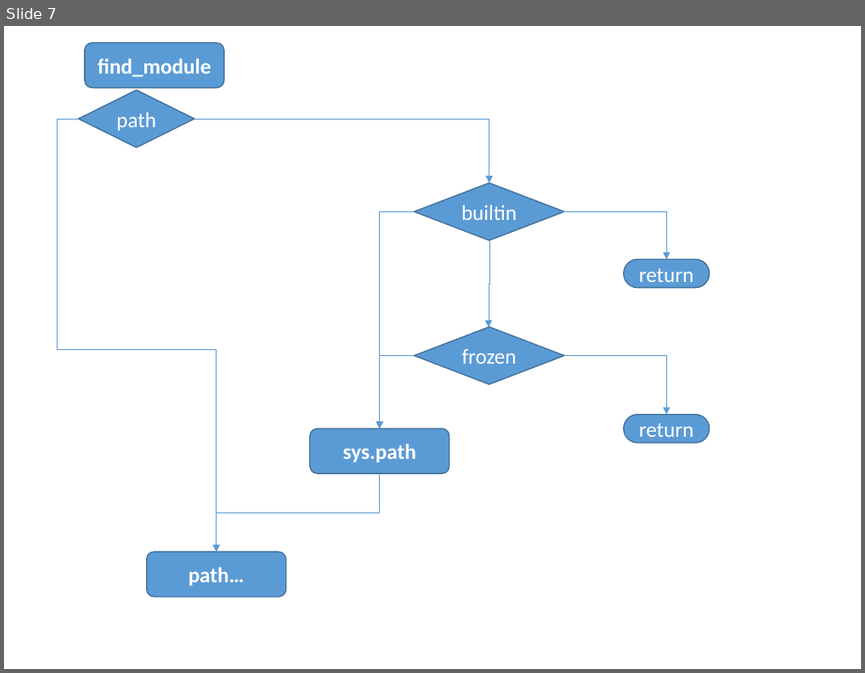
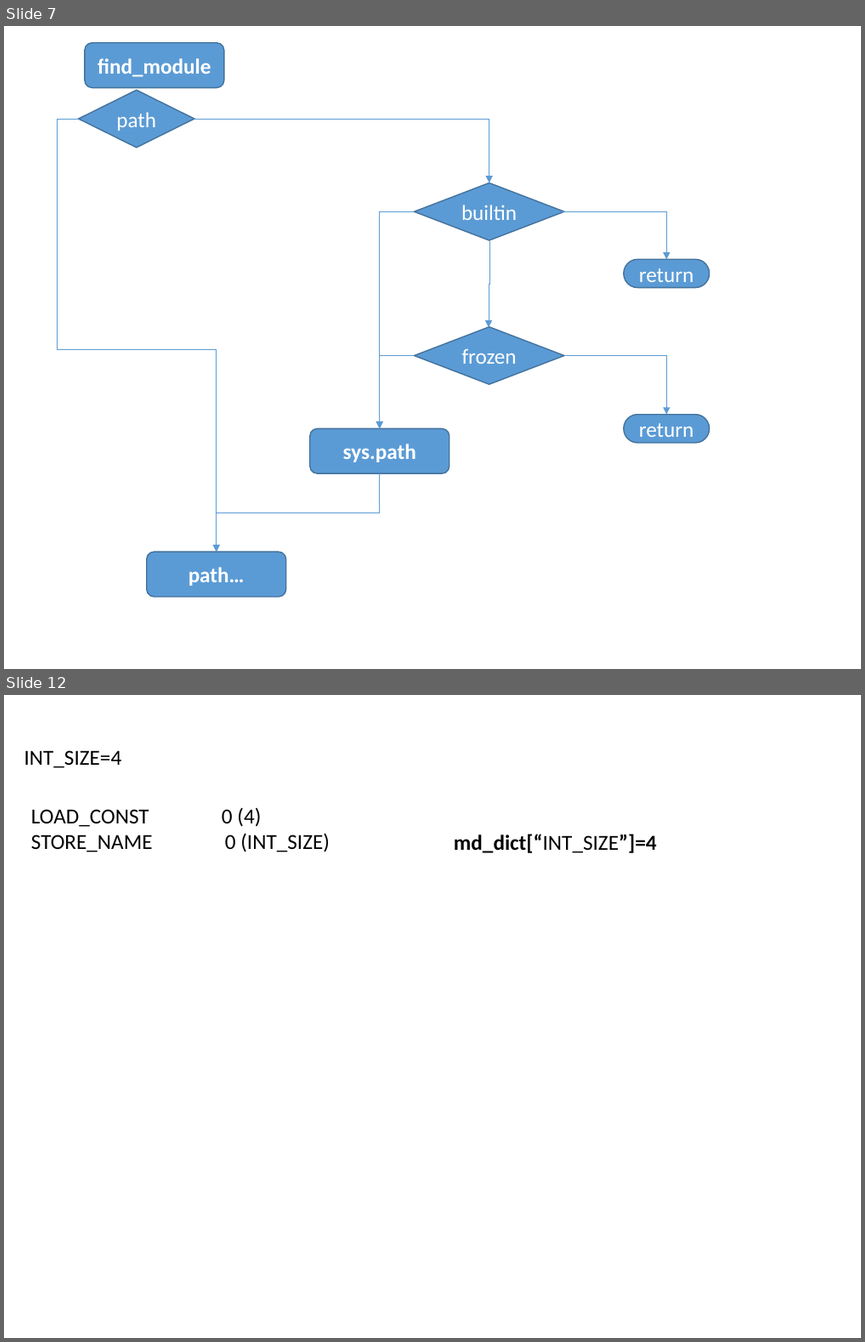
Before and after one commit to menfeng/studynote, a slide deck: python/source code/import/import.pptx. Shown one above the other, each under a label of ours: slide 7 before the commit, slides 7 and 12 after it; the slides between them are not shown. The pictures are 865x673 and 865x1342 pixels, drawn with LibreOffice and Linux fonts; fonts in the diff are those of the drawing. Boxes give left, top, right and bottom in pixels: in the first picture for what was removed or moved away, otherwise in the second. Text is boxed around its words. In the diff, an @@ line names an element or a change of style, - is before the commit and + after.

```diff
--- a/python/source code/import/import.pptx
+++ b/python/source code/import/import.pptx
@@ slide 12 added at (4,695,861,1338), background #FFFFFF @@
@@ text added at (24,750,122,768), 18 pt, text #000000 @@
+INT_SIZE=4
@@ text added at (31,809,330,852), 18 pt, text #000000 @@
+LOAD_CONST 0 (4)
+STORE_NAME 0 (INT_SIZE)
@@ text added at (454,834,657,853), 18 pt, text #000000, bold @@
+md_dict[“INT_SIZE”]=4
```
Also in this commit, not shown: 2 slides changed, 7 other slides added, 1 slide removed, 2 other files.
